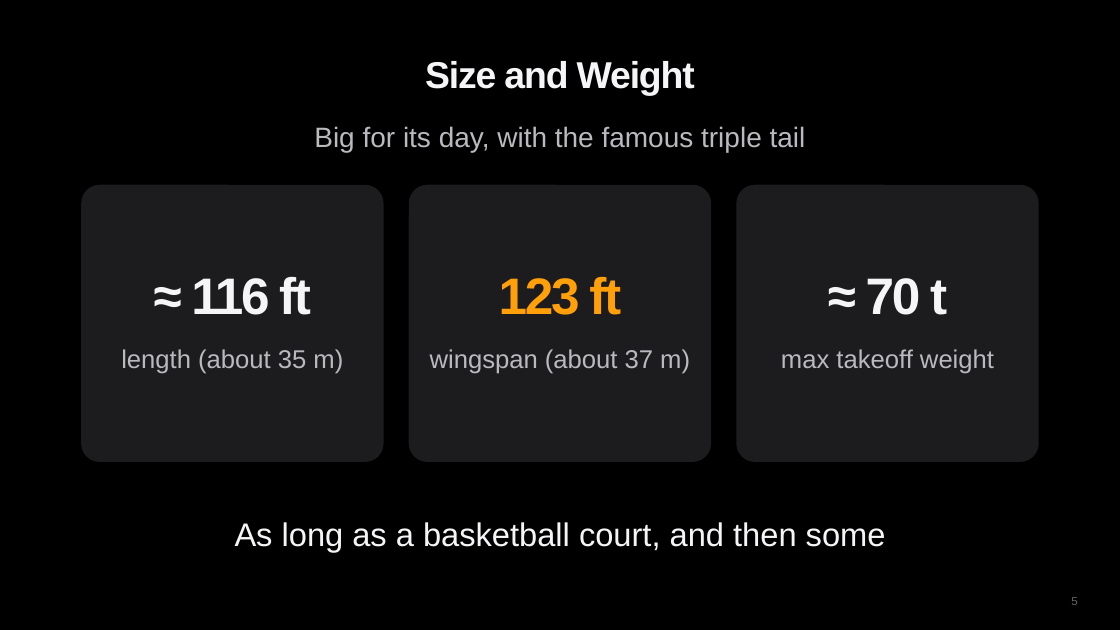
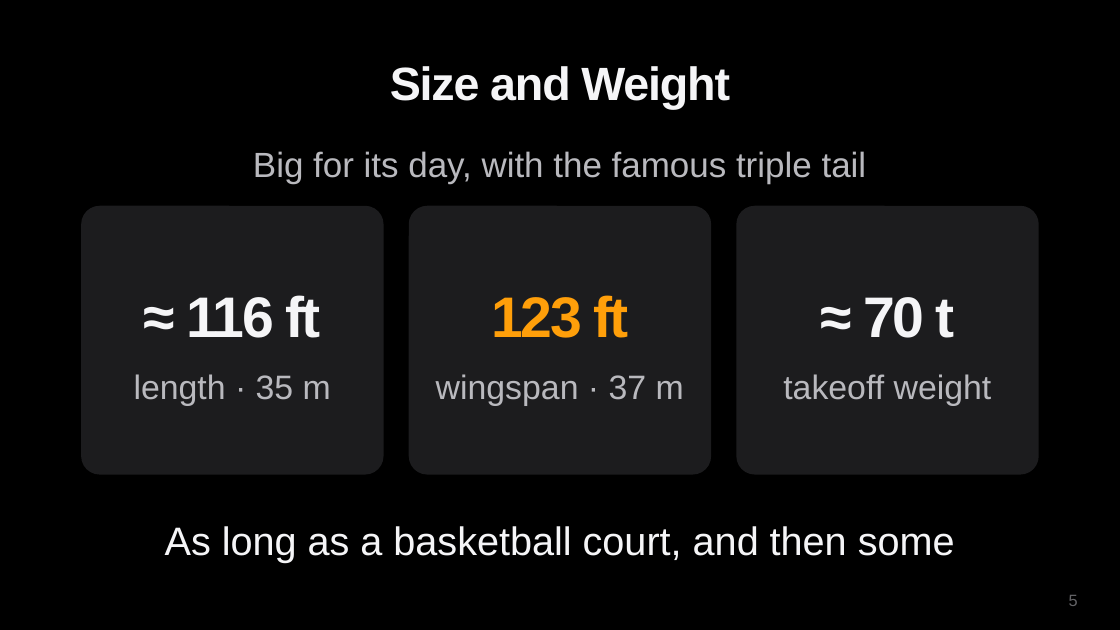
Before and after one commit to diuneilomochaufahai/claude, a slide deck: slide 5 of Constellation_Visual_Pitch_EN.pptx. Drawn at 1120x630 pixels with LibreOffice and Linux fonts; fonts in the diff are those of the drawing. Boxes give left, top, right and bottom in pixels: in the first picture for what was removed or moved away, otherwise in the second. Text is boxed around its words. In the diff, an @@ line names an element or a change of style, - is before the commit and + after.

```diff
--- a/Constellation_Visual_Pitch_EN.pptx
+++ b/Constellation_Visual_Pitch_EN.pptx
@@ title "Size and Weight" moved from (x1=425, y1=61, x2=695, y2=95) to (x1=390, y1=66, x2=730, y2=109) @@
@@ title "Size and Weight" at (x1=390, y1=66, x2=730, y2=109): size 32 to 40 pt @@
@@ text "Big for its day, with ..." moved from (x1=314, y1=126, x2=806, y2=152) to (x1=253, y1=151, x2=867, y2=184) @@
@@ text "Big for its day, with ..." at (x1=253, y1=151, x2=867, y2=184): size 24 to 30 pt; more space between paragraphs @@
@@ rounded rectangle resized from (x1=82, y1=185, x2=384, y2=462) to (x1=82, y1=206, x2=384, y2=475) @@
@@ rounded rectangle resized from (x1=409, y1=185, x2=712, y2=462) to (x1=409, y1=206, x2=712, y2=475) @@
@@ proportions changed in 3 elements at (x1=82, y1=206, x2=384, y2=475), (x1=409, y1=206, x2=712, y2=475), (x1=737, y1=206, x2=1039, y2=475) @@
@@ rounded rectangle resized from (x1=737, y1=185, x2=1039, y2=462) to (x1=737, y1=206, x2=1039, y2=475) @@
@@ 3 texts moved together from (x1=191, y1=277, x2=947, y2=315) to (x1=186, y1=295, x2=955, y2=338) @@
@@ size 44 to 49 pt in 3 elements at (x1=186, y1=295, x2=321, y2=338), (x1=491, y1=295, x2=629, y2=338), (x1=863, y1=297, x2=955, y2=338) @@
@@ text at (x1=134, y1=374, x2=331, y2=405): text changed; size 22 to 29 pt @@
-length (about 35 m)
+length · 35 m
@@ text at (x1=436, y1=374, x2=684, y2=405): text changed; size 22 to 29 pt @@
-wingspan (about 37 m)
+wingspan · 37 m
@@ text at (x1=783, y1=374, x2=992, y2=405): text changed; size 22 to 29 pt @@
-max takeoff weight
+takeoff weight
@@ text "As long as a basketball ..." moved from (x1=235, y1=522, x2=886, y2=552) to (x1=165, y1=526, x2=955, y2=563) @@
@@ text "As long as a basketball ..." at (x1=165, y1=526, x2=955, y2=563): size 28 to 34 pt; more space between paragraphs @@
@@ page number at (x1=1069, y1=595, x2=1078, y2=606): size 10 to 14 pt @@
```
Also in this commit, not shown: 27 other slides changed, 1 slide removed, 2 other files.
